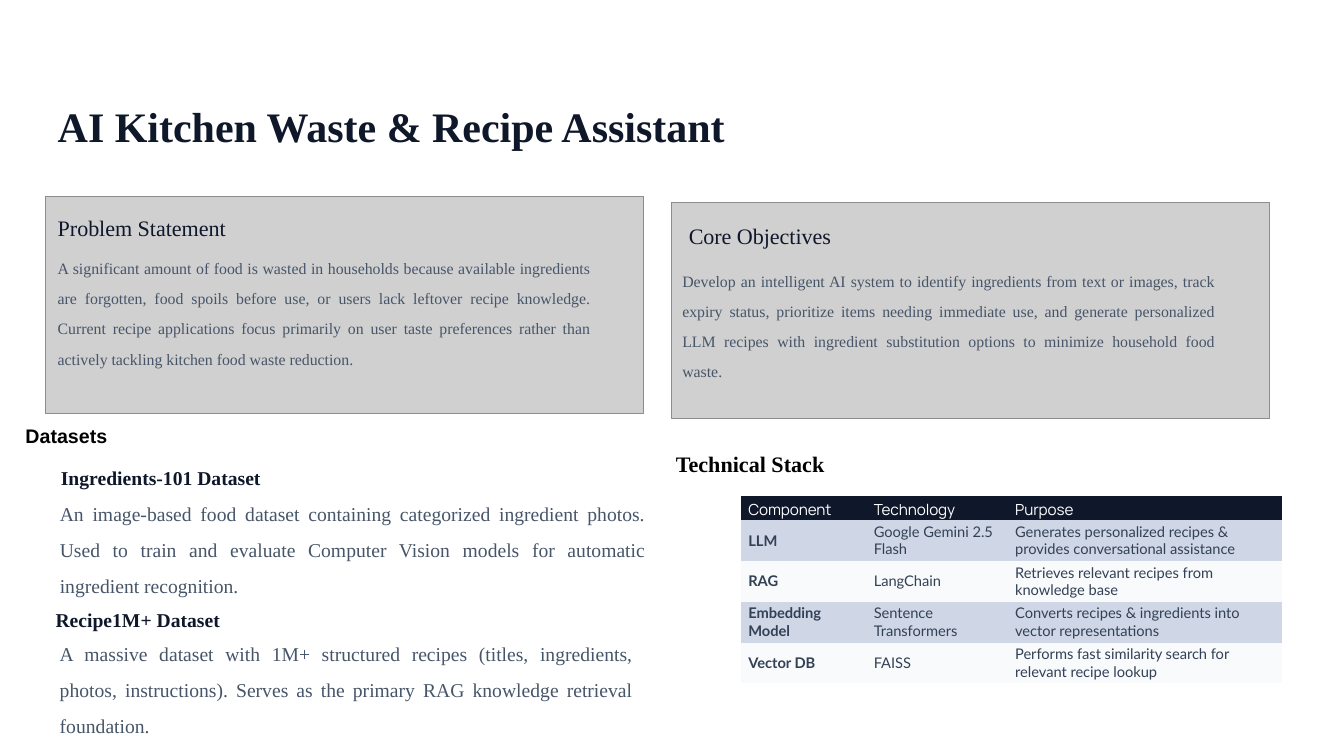
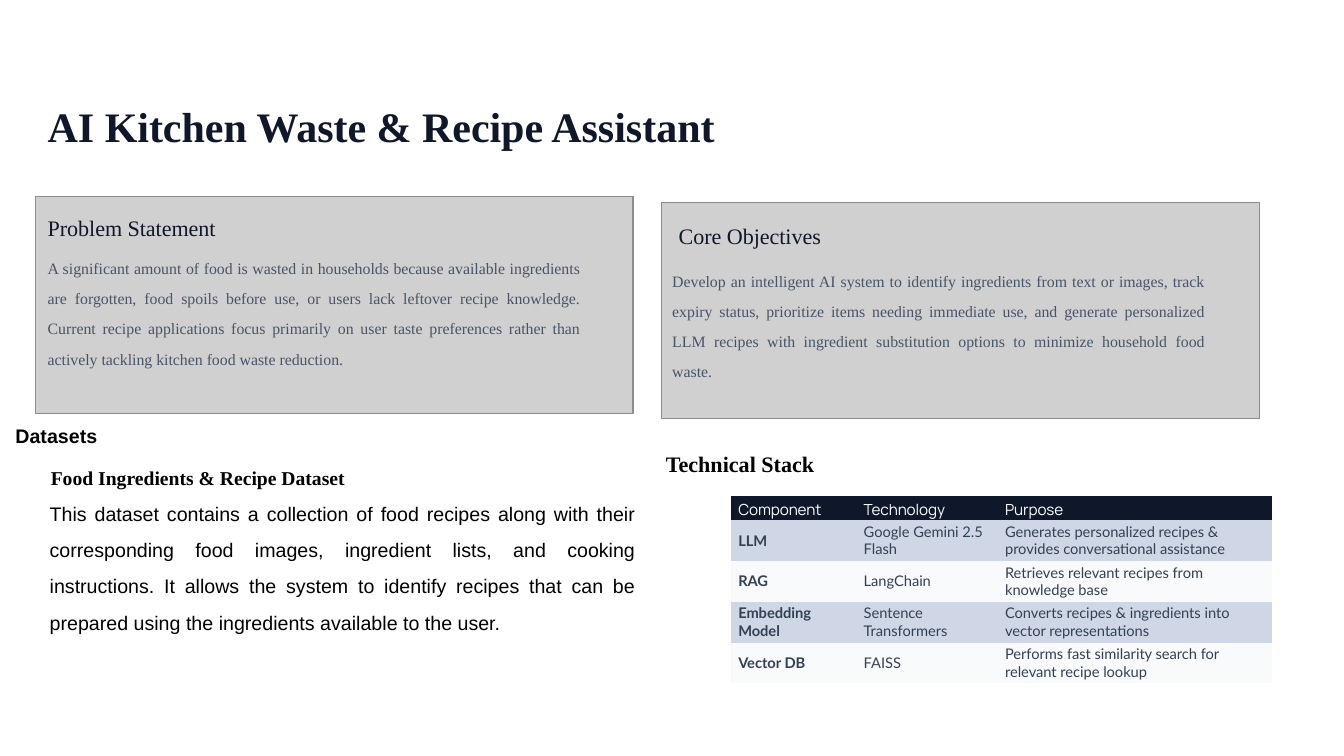
Before and after one commit to Cibi-31/LTM_project_review_002, a slide deck: slide 2 of T9960_crescent_251612601002.pptx. Drawn at 1344x756 pixels with LibreOffice and Linux fonts; fonts in the diff are those of the drawing; grey boxes stand for pictures; background and template pictures are left out. Boxes give left, top, right and bottom in pixels: in the first picture for what was removed or moved away, otherwise in the second. Text is boxed around its words. In the diff, an @@ line names an element or a change of style, - is before the commit and + after.

```diff
--- a/T9960_crescent_251612601002.pptx
+++ b/T9960_crescent_251612601002.pptx
@@ 7 texts, 2 pictures, 1 table: place and size @@
-7 texts, 2 pictures, 1 table at [25, 113, 1281, 684]
+7 texts, 2 pictures, 1 table at [15, 113, 1271, 684]
@@ text at [51, 471, 344, 490]: text changed; text colour #0F172A to #000000 @@
-Ingredients-101 Dataset
+Food Ingredients & Recipe Dataset
@@ text at [50, 506, 635, 634]: text changed; font Times New Roman to Arial; text colour #475569 to #000000 @@
-An image-based food dataset containing categorized ingredient photos. Used to train and evaluate Computer Vision models for automatic ingredient recognition.
+This dataset contains a collection of food recipes along with their corresponding food images, ingredient lists, and cooking instructions. It allows the system to identify recipes that can be prepared using the ingredients available to the user.
@@ text removed at [56, 613, 220, 632] @@
-Recipe1M+ Dataset
@@ text removed at [60, 647, 632, 733] @@
-A massive dataset with 1M+ structured recipes (titles, ingredients, photos, instructions). Serves as the primary RAG knowledge retrieval foundation.
```
